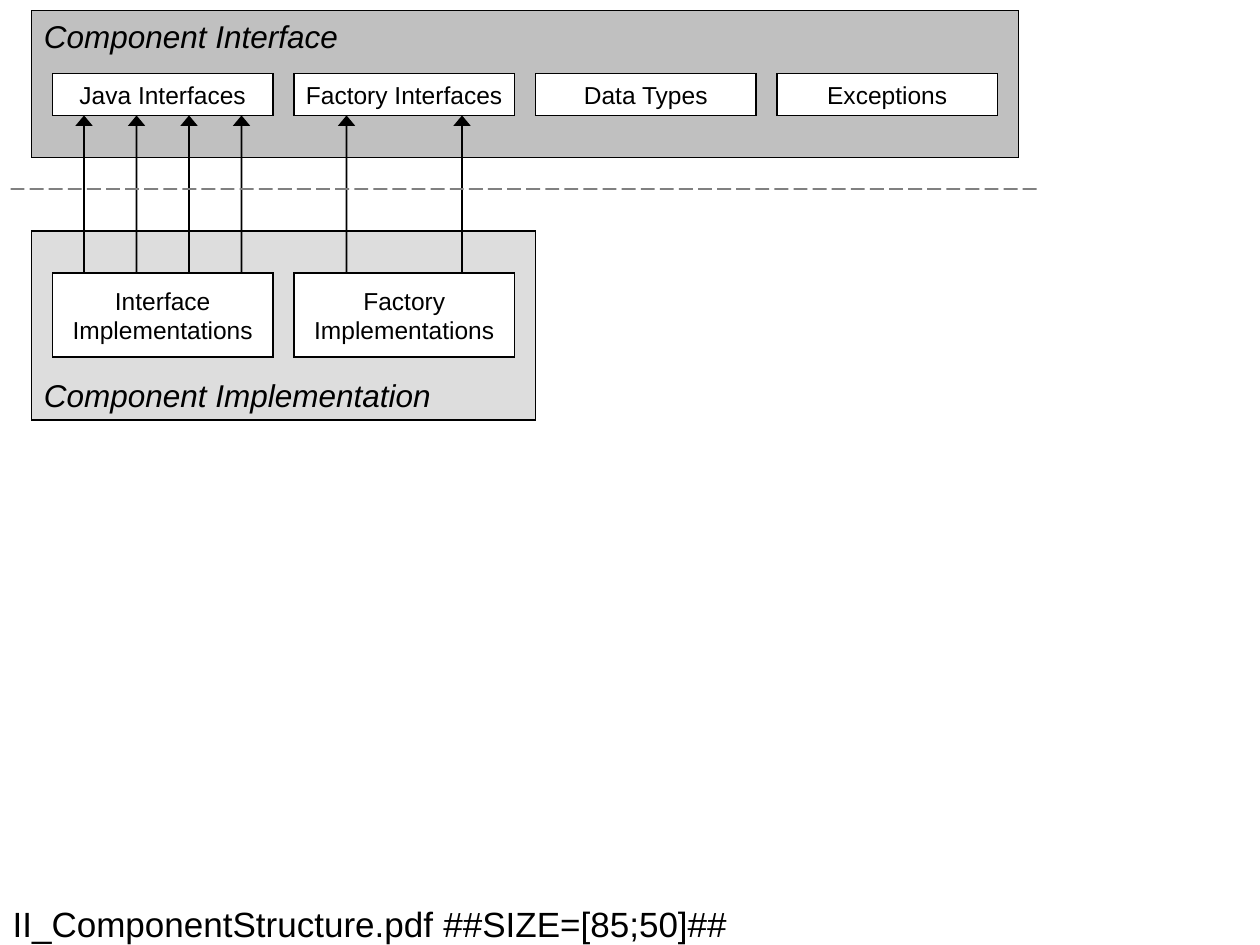
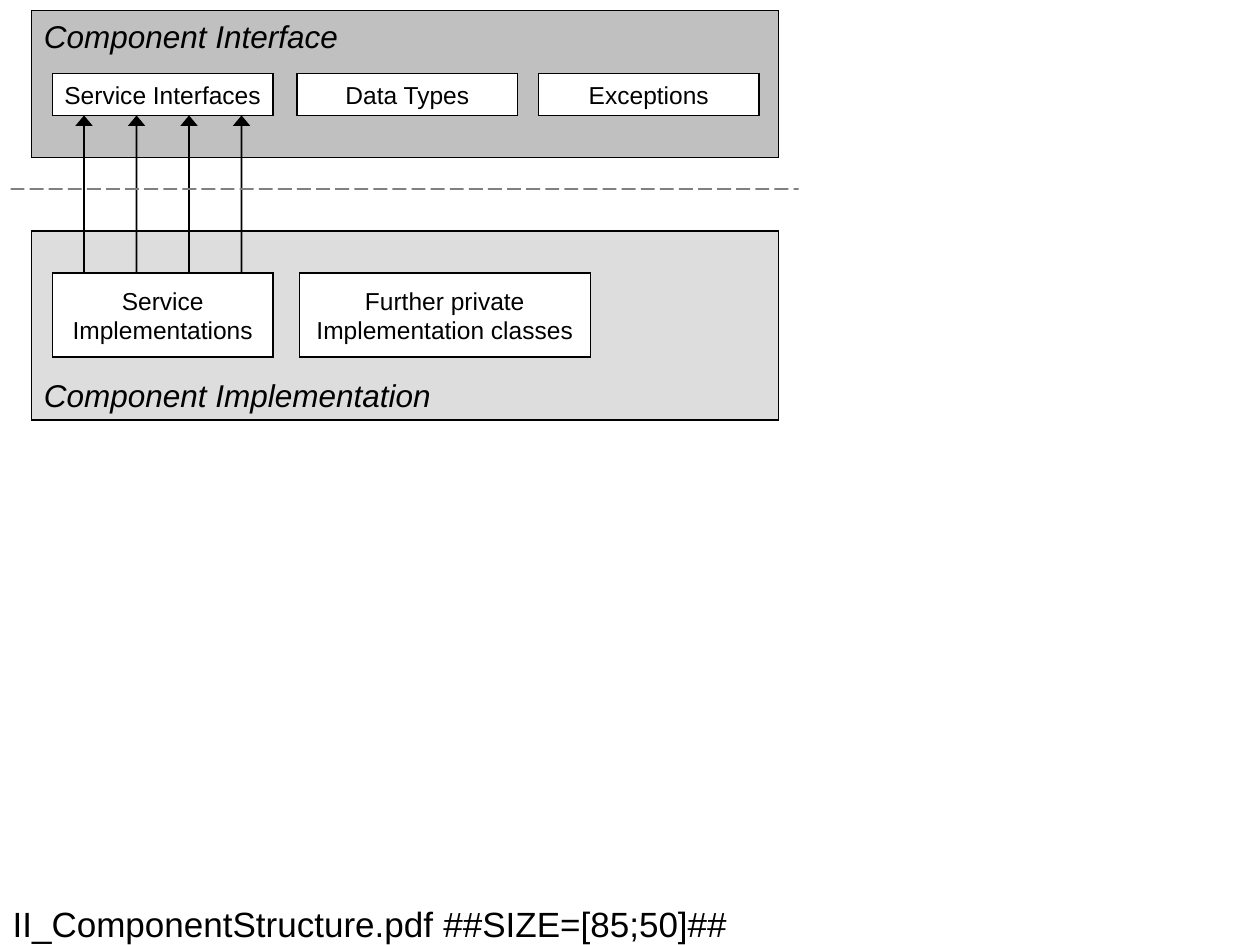
Before and after one commit to jebbard/jMeta, a slide deck: slide 11 of jMetaDocs/DesignConcept/figures/FiguresTotal.ppt. Drawn at 1260x945 pixels with LibreOffice and Linux fonts; fonts in the diff are those of the drawing. Boxes give left, top, right and bottom in pixels: in the first picture for what was removed or moved away, otherwise in the second. Text is boxed around its words. In the diff, an @@ line names an element or a change of style, - is before the commit and + after.

```diff
--- a/jMetaDocs/DesignConcept/figures/FiguresTotal.ppt
+++ b/jMetaDocs/DesignConcept/figures/FiguresTotal.ppt
@@ rectangle "Component Interface": place and size @@
-rectangle "Component Interface" at (32,10,1018,158)
+rectangle "Component Interface" at (32,10,779,158)
@@ text in rectangle at (64,86,261,105): text changed @@
-Java Interfaces
+Service Interfaces
@@ rectangle removed at (294,73,514,115) @@
-Factory Interfaces
@@ rectangle "Data Types": place and size @@
-rectangle "Data Types" at (536,73,756,115)
+rectangle "Data Types" at (297,73,518,115)
@@ rectangle "Exceptions": place and size @@
-rectangle "Exceptions" at (777,73,998,115)
+rectangle "Exceptions" at (538,73,759,115)
@@ arrow removed from (346, 273) to (346, 116) @@
@@ arrow removed from (462, 273) to (462, 116) @@
@@ line moved from (10, 189) - (1040, 189) to (10, 189) - (799, 189) @@
@@ rectangle "Component Implementation": place and size @@
-rectangle "Component Implementation" at (32,231,536,420)
+rectangle "Component Implementation" at (32,231,779,420)
@@ text in rectangle at (73,292,253,344): text changed @@
-Interface
-Implementations
+Service
+Implementations
@@ rectangle removed at (294,273,514,358) @@
-Factory
-Implementations
@@ rectangle added at (300,273,591,358), fill #FFFFFF, outline #000000 0.74 pt, 14 pt, text #000000 @@
+Further private
+Implementation classes
```
Also in this commit, not shown: 3 other slides changed, 1 slide added, 1 slide removed, 51 other files.
